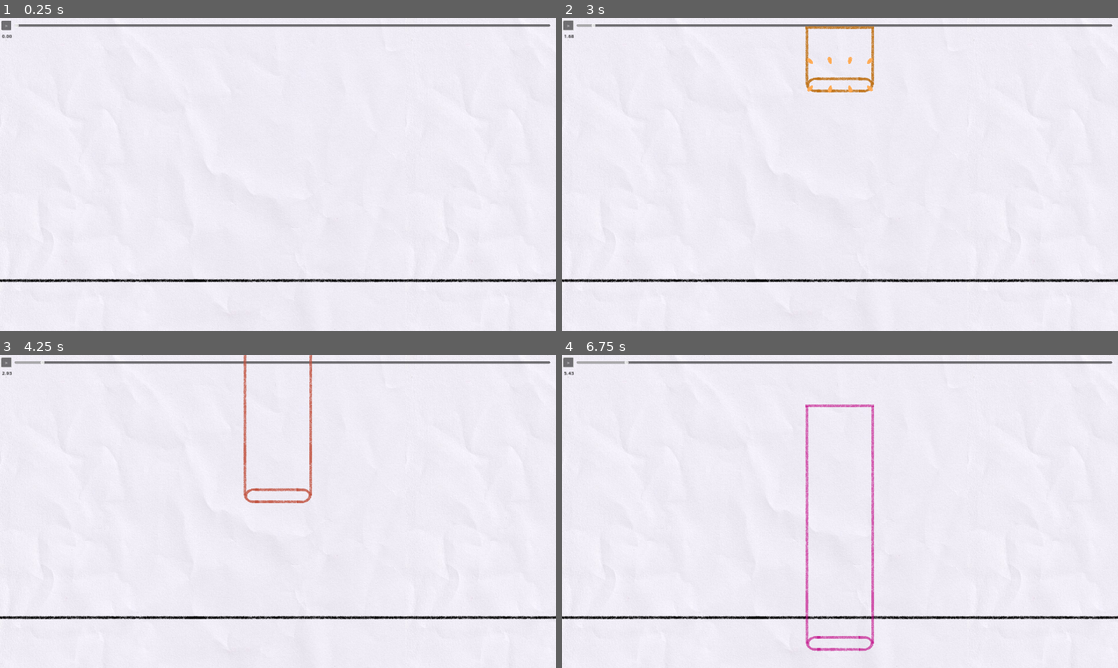
Above: before the commit, frames 1-4 (two rows, left to right).
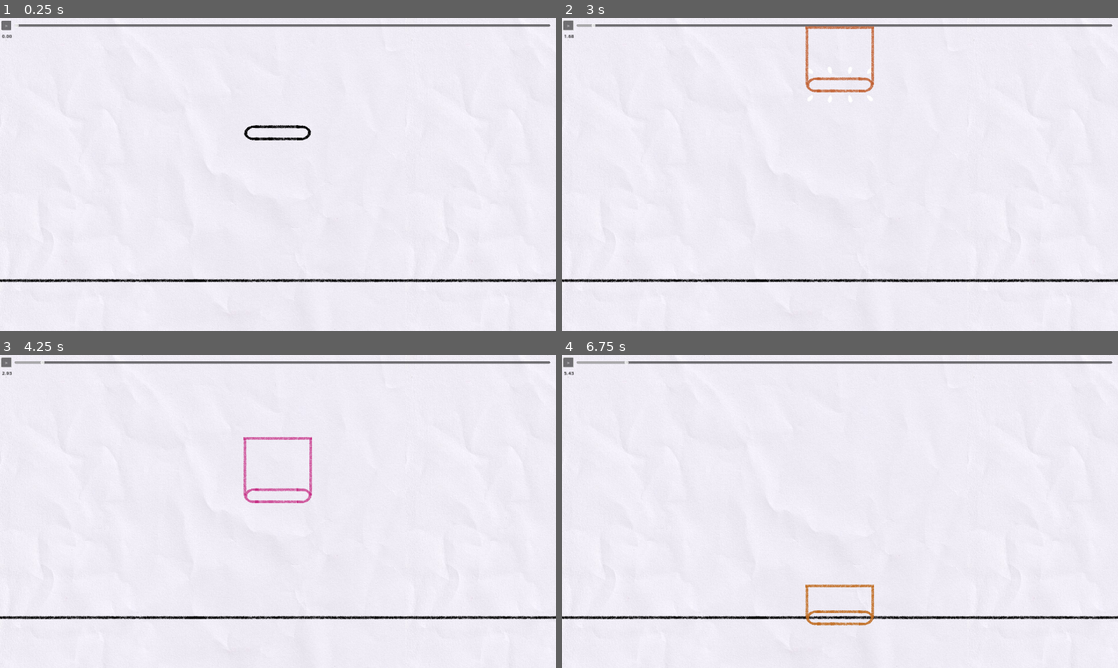
Above: after the commit, the same moments.

Repository: Punjidixie/Project-Prelude
Game: Godot game, scene res://main/music_game.tscn
Same seed, same stepped clock (60 frames per second), same inputs: the game is played once before the commit and once after it.
Inputs (mouse positions are in pixels of both pictures, inside the frame that each line leads up to):
- Up to frame 1 (0.25 s): no input
- Up to frame 2 (3 s): click ">" at 0.5 s; click ">" at 1.25 s; click ">" at 2 s; drag from (840, 71) to (895, 105) at 2.77 s
- Up to frame 3 (4.25 s): drag from (22, 373) to (250, 574) at 3.52 s
- Up to frame 4 (6.75 s): move the mouse to (895, 442) at 4.27 s; click (895, 442) at 4.42 s; drag from (812, 574) to (673, 464) at 5.02 s; move the mouse to (1006, 558) at 5.77 s; click (1006, 558) at 5.92 s; drag from (673, 464) to (756, 433) at 6.52 s

The runs differ from the first frame. In frame 1, 0.3% of the frame differs, in the area x 43-56%, y 34-40%; in frame 2, 0.4%; in frame 3, 0.8%; in frame 4, 1.5%, in the area x 43-57%, y 15-95%.

Commit message:
added note judgements

Diff:
--- a/main/music_game.gd
+++ b/main/music_game.gd
@@ -26,8 +26,8 @@
 	var hold_note: Note = ScenePreloader.base_hold_note.instantiate()
 	notes_container.add_child(hold_note)
 
-	#var note: Note = ScenePreloader.base_note.instantiate()
-	#notes_container.add_child(note)
+	var note: Note = ScenePreloader.base_note.instantiate()
+	notes_container.add_child(note)
 
 func on_pause_button_pressed():
 	GlobalManager.is_paused = !GlobalManager.is_paused
--- a/notes/hitbox.gd
+++ b/notes/hitbox.gd
@@ -8,6 +8,4 @@
 	if event is InputEventMouseButton:
 		if event.button_index == MOUSE_BUTTON_LEFT:
 			if event.is_pressed(): on_pressed.emit()
-			elif event.is_released():
-				on_released.emit()
-				print("hi")
+			elif event.is_released(): on_released.emit()
--- a/notes/hold_end_event.gd
+++ b/notes/hold_end_event.gd
@@ -5,15 +5,11 @@
 func get_notebody_play_position(local_time: float):
 	var hold_note := note as HoldNote
 
-	if hold_note.is_held: return end_checkpoint.play_position
+	if hold_note.hold_status == HoldNote.HoldStatus.HELD or hold_note.hold_status == HoldNote.HoldStatus.RELEASED:
+		return end_checkpoint.play_position
 
-	# Else if not held
+	# Else if never held-> the note can go down
 	var time_diff = local_time - start_time # time since the end started
-
-	if hold_note.is_hit:
-		var absolute_end_time = hold_note.start_time + hold_note.end_event.start_time
-		var time_held = clamp(hold_note.lift_time - absolute_end_time, 0, hold_note.hold_time)
-		time_diff -= time_held
 
 	return end_checkpoint.play_position - Vector2(0, end_speed * time_diff)
 
--- a/notes/hold_note.gd
+++ b/notes/hold_note.gd
@@ -2,31 +2,35 @@
 
 class_name HoldNote
 
+enum HoldStatus {INITIAL, HELD, RELEASED}
 @export var hold_time: float # max hold time
 
-var lift_time: float
-var is_held: float = false
+var hold_status: HoldStatus = HoldStatus.INITIAL
 
-# DIFF: note body height needs to be calculated too
-func _ready():
-	super._ready()
+func reset():
+	hold_status = HoldStatus.INITIAL
+	super.reset()
 
 func update():
+	# Calculates note body position
 	if is_in_time:
 		update_position()
 		note_body.update_appearance()
 
-func reset():
-	is_held = false
-	is_hit = false # super
-	note_body.reset() # super
-	on_time_updated()
+func start_hold():
+	hold_status = HoldStatus.HELD
+	note_effects.play_looping_effects(note_result)
 
+func end_hold():
+	hold_status = HoldStatus.RELEASED
+	get_hit()
 
 func get_hit():
-	super.get_hit()
-	is_held = true
+	is_hit = true
+	hit_time = GlobalManager.current_time
 
-func get_released():
-	lift_time = GlobalManager.current_time
-	is_held = false
+	note_result = ScoringUtils.get_release_note_result(hit_time - (start_time + hold_time))
+	note_effects.play_end_effects(note_result)
+
+	if note_result == NoteResult.PERFECT:
+		note_body.set_play_position(end_event.end_checkpoint.play_position)
--- a/notes/hold_note.tscn
+++ b/notes/hold_note.tscn
@@ -28,9 +28,8 @@
 "values": [Color(0, 0, 0, 1)]
 }
 
-[sub_resource type="Animation" id="Animation_gdssq"]
-resource_name = "note_animation"
-loop_mode = 1
+[sub_resource type="Animation" id="Animation_bknd2"]
+resource_name = "end"
 tracks/0/type = "value"
 tracks/0/imported = false
 tracks/0/enabled = true
@@ -41,13 +40,46 @@
 "times": PackedFloat32Array(0, 1),
 "transitions": PackedFloat32Array(1, 1),
 "update": 0,
-"values": [Color(0.901124, 0.656453, 0, 1), Color(0.921569, 0, 0.768627, 0.65098)]
+"values": [Color(0.901124, 0.656453, 0, 1), Color(0.922064, 0.000155559, 0.768216, 0)]
+}
+
+[sub_resource type="Animation" id="Animation_gdssq"]
+resource_name = "hold"
+loop_mode = 1
+tracks/0/type = "value"
+tracks/0/imported = false
+tracks/0/enabled = true
+tracks/0/path = NodePath("Hitbox:modulate")
+tracks/0/interp = 1
+tracks/0/loop_wrap = true
+tracks/0/keys = {
+"times": PackedFloat32Array(0, 0.5, 1),
+"transitions": PackedFloat32Array(1, 1, 1),
+"update": 0,
+"values": [Color(0.901124, 0.656453, 0, 1), Color(0.921569, 0, 0.768627, 0.65098), Color(0.901961, 0.654902, 0, 1)]
+}
+
+[sub_resource type="Animation" id="Animation_8w4bb"]
+resource_name = "released"
+tracks/0/type = "value"
+tracks/0/imported = false
+tracks/0/enabled = true
+tracks/0/path = NodePath("Hitbox:modulate")
+tracks/0/interp = 1
+tracks/0/loop_wrap = true
+tracks/0/keys = {
+"times": PackedFloat32Array(0, 0.3),
+"transitions": PackedFloat32Array(1, 1),
+"update": 0,
+"values": [Color(0, 0, 0, 1), Color(0, 0, 0, 0.231373)]
 }
 
 [sub_resource type="AnimationLibrary" id="AnimationLibrary_uti7x"]
 _data = {
 "RESET": SubResource("Animation_07vnm"),
-"note_animation": SubResource("Animation_gdssq")
+"end": SubResource("Animation_bknd2"),
+"hold": SubResource("Animation_gdssq"),
+"released": SubResource("Animation_8w4bb")
 }
 
 [node name="TestHoldNote" type="Node" node_paths=PackedStringArray("note_events_container", "note_body", "note_effects", "end_event")]
@@ -57,7 +89,7 @@
 note_type = 1
 note_events_container = NodePath("Events")
 note_body = NodePath("HoldNoteBody")
-note_effects = NodePath("NoteEffects")
+note_effects = NodePath("HoldNoteBody/NoteEffects")
 end_event = NodePath("Events/HoldEndEvent")
 
 [node name="Checkpoints" type="Node" parent="."]
@@ -86,12 +118,18 @@
 end_checkpoint = NodePath("../../Checkpoints/EndCheckpoint")
 end_speed = 108.0
 
-[node name="HoldNoteBody" type="Node2D" parent="." node_paths=PackedStringArray("hold_body", "body", "note", "animation_player")]
+[node name="HoldNoteBody" type="Node2D" parent="." node_paths=PackedStringArray("hold_body", "hitbox", "note", "animation_player")]
 script = ExtResource("6_2trin")
 hold_body = NodePath("Hitbox/HoldPart")
-body = NodePath("Hitbox")
+hitbox = NodePath("Hitbox")
 note = NodePath("..")
 animation_player = NodePath("AnimationPlayer")
+
+[node name="NoteEffects" type="Node2D" parent="HoldNoteBody" node_paths=PackedStringArray("note")]
+script = ExtResource("10_maeob")
+note = NodePath("../..")
+particle_gap = 16.0
+spread = 45.0
 
 [node name="Hitbox" type="Control" parent="HoldNoteBody"]
 modulate = Color(0, 0, 0, 1)
@@ -204,9 +242,3 @@
 libraries = {
 "": SubResource("AnimationLibrary_uti7x")
 }
-
-[node name="NoteEffects" type="Node2D" parent="." node_paths=PackedStringArray("note")]
-script = ExtResource("10_maeob")
-note = NodePath("..")
-particle_gap = 16.0
-spread = 45.0
--- a/notes/hold_note_body.gd
+++ b/notes/hold_note_body.gd
@@ -7,41 +7,52 @@
 func _ready():
 	super._ready()
 
-	body.on_released.connect(on_body_released)
+	hitbox.on_released.connect(on_body_released)
 	get_tree().get_root().size_changed.connect(update_height)
 
+func _process(delta):
+	var hold_note := note as HoldNote
+	var timed_out = GlobalManager.current_time > (hold_note.end_event.start_time + hold_note.hold_time)
+	if hold_note.hold_status == HoldNote.HoldStatus.HELD and timed_out:
+		on_body_released()
+
 func on_body_pressed():
-	if not note.is_hit: # prevent double presses
-		note.get_hit()
-		animation_player.play("note_animation")
+	var hold_note := note as HoldNote
+	if hold_note.hold_status == HoldNote.HoldStatus.INITIAL:
+		hold_note.start_hold()
+		animation_player.play("hold") # Colors
+
+func on_body_released():
+	var hold_note := note as HoldNote
+	if hold_note.hold_status == HoldNote.HoldStatus.HELD:
+		hold_note.end_hold()
+		hitbox.mouse_filter = Control.MOUSE_FILTER_IGNORE
+
+func imperfect_release():
+	animation_player.play("imperfect_released") # Colors dimming
+
+func perfect_release():
+	animation_player.play("perfect_released") # Colors fading out
 
 func update_appearance():
 	super.update_appearance()
 	update_height()
 
-func on_body_released():
-	(note as HoldNote).get_released()
-	body.mouse_filter = Control.MOUSE_FILTER_IGNORE
-
 func update_height():
 	var hold_note := note as HoldNote
 	var remaining_hold_time = hold_note.hold_time
 
-	# Finger is holding!!
-	if hold_note.is_held:
+	# Consume the hold bar if held or already released!!
+	if hold_note.hold_status == HoldNote.HoldStatus.HELD or hold_note.hold_status == HoldNote.HoldStatus.RELEASED:
 		var relative_time = GlobalManager.current_time - hold_note.start_time
 		var time_since_end = relative_time - hold_note.end_event.start_time
-		remaining_hold_time = clampf(hold_note.hold_time - time_since_end, 0, hold_note.hold_time)
+		remaining_hold_time = hold_note.hold_time - time_since_end
 
-	# Finger lifted
-	elif hold_note.is_hit and not hold_note.is_held:
-		var absolute_end_time = hold_note.start_time + hold_note.end_event.start_time
-		var total_time_held = hold_note.lift_time - absolute_end_time
-		remaining_hold_time = hold_note.hold_time - total_time_held
+	remaining_hold_time = clamp(remaining_hold_time, 0, hold_note.hold_time)
 
 	var play_height = hold_note.end_event.end_speed * remaining_hold_time
 	var world_height = - PlayAreaUtils.get_delta_world_position(Vector2(0, play_height))
 
-	hold_body.size.y = world_height.y / body.scale.y
-	hold_body.position.y = (body.size.y / 2) - hold_body.size.y # coords seem to be in local scale
+	hold_body.size.y = world_height.y / hitbox.scale.y
+	hold_body.position.y = (hitbox.size.y / 2) - hold_body.size.y # coords seem to be in local scale
 	# x position is anchored to the body as 0.
--- a/notes/note.gd
+++ b/notes/note.gd
@@ -3,6 +3,7 @@
 class_name Note
 
 enum NoteType {CLICK, HOLD, DRAG, FLICK}
+enum NoteResult {MISS, PERFECT, GOOD, BAD}
 
 @export var start_time: float
 @export var note_size: float
@@ -17,6 +18,7 @@
 var is_in_time: bool = true
 
 var hit_time: float = 0
+var note_result: NoteResult = NoteResult.MISS
 var is_hit: bool = false
 var hit_position: Vector2
 
@@ -37,6 +39,7 @@
 
 func reset():
 	is_hit = false
+	note_result = NoteResult.MISS
 	note_body.reset()
 	on_time_updated()
 
@@ -44,10 +47,16 @@
 	update_visibility()
 	update()
 
+# Note ends. Score is calculated.
 func get_hit():
 	is_hit = true
 	hit_time = GlobalManager.current_time
-	note_effects.spawn_particles(note_body.play_position)
+
+	note_result = ScoringUtils.get_note_result(hit_time - start_time)
+	note_effects.play_end_effects(note_result)
+
+	if note_result == NoteResult.PERFECT:
+		note_body.set_play_position(end_event.end_checkpoint.play_position)
 
 func update():
 	# Calculates note body position
--- a/notes/note.tscn
+++ b/notes/note.tscn
@@ -27,7 +27,7 @@
 }
 
 [sub_resource type="Animation" id="Animation_gdssq"]
-resource_name = "note_animation"
+resource_name = "end"
 tracks/0/type = "value"
 tracks/0/imported = false
 tracks/0/enabled = true
@@ -44,16 +44,17 @@
 [sub_resource type="AnimationLibrary" id="AnimationLibrary_uti7x"]
 _data = {
 "RESET": SubResource("Animation_07vnm"),
-"note_animation": SubResource("Animation_gdssq")
+"end": SubResource("Animation_gdssq")
 }
 
 [node name="TestNote" type="Node" node_paths=PackedStringArray("note_events_container", "note_body", "note_effects", "end_event")]
 script = ExtResource("1_3whf4")
 start_time = -0.5
 note_size = 60.0
+note_type = null
 note_events_container = NodePath("Events")
 note_body = NodePath("NoteBody")
-note_effects = NodePath("NoteEffects")
+note_effects = NodePath("NoteBody/NoteEffects")
 end_event = NodePath("Events/EndEvent")
 
 [node name="Checkpoints" type="Node" parent="."]
@@ -82,11 +83,17 @@
 end_checkpoint = NodePath("../../Checkpoints/EndCheckpoint")
 end_speed = 540.0
 
-[node name="NoteBody" type="Node2D" parent="." node_paths=PackedStringArray("body", "note", "animation_player")]
+[node name="NoteBody" type="Node2D" parent="." node_paths=PackedStringArray("hitbox", "note", "animation_player")]
 script = ExtResource("2_ram40")
-body = NodePath("Hitbox")
+hitbox = NodePath("Hitbox")
 note = NodePath("..")
 animation_player = NodePath("AnimationPlayer")
+
+[node name="NoteEffects" type="Node2D" parent="NoteBody" node_paths=PackedStringArray("note")]
+script = ExtResource("10_vn8id")
+note = NodePath("../..")
+particle_gap = 16.0
+spread = 45.0
 
 [node name="Hitbox" type="Control" parent="NoteBody"]
 modulate = Color(0, 0, 0, 1)
@@ -146,9 +153,3 @@
 libraries = {
 "": SubResource("AnimationLibrary_uti7x")
 }
-
-[node name="NoteEffects" type="Node2D" parent="." node_paths=PackedStringArray("note")]
-script = ExtResource("10_vn8id")
-note = NodePath("..")
-particle_gap = 16.0
-spread = 45.0
--- a/notes/note_body.gd
+++ b/notes/note_body.gd
@@ -2,29 +2,29 @@
 
 class_name NoteBody
 
-@export var body: Hitbox
+@export var hitbox: Hitbox
 @export var note: Note
 @export var animation_player: AnimationPlayer
 
 func _ready():
 	super._ready()
-	body.on_pressed.connect(on_body_pressed)
+	hitbox.on_pressed.connect(on_body_pressed)
 
 func reset():
 	animation_player.play("RESET")
-	body.mouse_filter = Control.MOUSE_FILTER_STOP
+	hitbox.mouse_filter = Control.MOUSE_FILTER_STOP
 
 func update_size():
 	var world_size = PlayAreaUtils.get_delta_world_position(Vector2.ONE * note.note_size)
-	body.size.x = world_size.x / body.scale.x
+	hitbox.size.x = world_size.x / hitbox.scale.x
 
-	body.position = - (body.size / 2) * body.scale
+	hitbox.position = - (hitbox.size / 2) * hitbox.scale
 
 func on_body_pressed():
 	note.get_hit()
-	animation_player.play("note_animation")
-	body.mouse_filter = Control.MOUSE_FILTER_IGNORE
+	animation_player.play("end")
+	hitbox.mouse_filter = Control.MOUSE_FILTER_IGNORE
 
-
+# Called from the note when time updates
 func update_appearance():
 	pass
--- a/notes/note_effects.gd
+++ b/notes/note_effects.gd
@@ -1,4 +1,4 @@
-extends PlayAreaObject
+extends Node2D
 
 class_name NoteEffects
 
@@ -6,8 +6,7 @@
 @export var particle_gap: float # play units
 @export var spread: float # -spread to spread
 
-func spawn_particles(play_position: Vector2):
-	set_play_position(play_position)
+func spawn_particles():
 	GodotUtils.delete_all_children(self)
 	var num_gaps = floor(note.note_size / particle_gap)
 	var width = particle_gap * num_gaps
@@ -23,3 +22,17 @@
 		var note_particle_2: NoteParticle = ScenePreloader.note_particle.instantiate()
 		note_particle_2.initialize(start_x + i * particle_gap, -spread + i * spread_gap, -1)
 		add_child(note_particle_2)
+
+func play_looping_effects(note_result: Note.NoteResult):
+	play_effects(NoteParticle.ParticleAnimation.LOOP, note_result)
+
+func play_end_effects(note_result: Note.NoteResult):
+	play_effects(NoteParticle.ParticleAnimation.ONE_TIME, note_result)
+
+func play_effects(
+	animation_type: NoteParticle.ParticleAnimation = NoteParticle.ParticleAnimation.ONE_TIME,
+	note_result: Note.NoteResult = Note.NoteResult.PERFECT
+	):
+	spawn_particles()
+	for particle: NoteParticle in get_children():
+		particle.play_animation(animation_type)
--- a/notes/note_particle.gd
+++ b/notes/note_particle.gd
@@ -1,6 +1,8 @@
 extends PlayAreaObject
 
 class_name NoteParticle
+
+enum ParticleAnimation {LOOP, ONE_TIME}
 
 @export var animation_player: AnimationPlayer
 @export var y_offset: float # WORLD UNITS upwards
@@ -11,11 +13,18 @@
 func initialize(x: float, angle: float, direction: int):
 	position.y = -y_offset * direction
 	update_play_position()
+
 	play_position.x = x
+	update_world_position()
 
 	if direction == 1:
 		rotation = deg_to_rad(angle)
 	elif direction == -1:
 		rotation = deg_to_rad(180 - angle)
-	update_world_position()
-	animation_player.play("move")
+
+func play_animation(animation_type: ParticleAnimation):
+	var animation_name_map = {
+		ParticleAnimation.ONE_TIME: "end",
+		ParticleAnimation.LOOP: "hold"
+	}
+	animation_player.play(animation_name_map[animation_type])
--- a/notes/note_particle.tscn
+++ b/notes/note_particle.tscn
@@ -20,7 +20,7 @@
 tracks/1/type = "value"
 tracks/1/imported = false
 tracks/1/enabled = true
-tracks/1/path = NodePath("..:modulate")
+tracks/1/path = NodePath(".:modulate")
 tracks/1/interp = 1
 tracks/1/loop_wrap = true
 tracks/1/keys = {
@@ -31,7 +31,7 @@
 }
 
 [sub_resource type="Animation" id="Animation_qilbc"]
-resource_name = "move"
+resource_name = "end"
 length = 0.5
 tracks/0/type = "value"
 tracks/0/imported = false
@@ -48,24 +48,38 @@
 tracks/1/type = "value"
 tracks/1/imported = false
 tracks/1/enabled = true
-tracks/1/path = NodePath("..:modulate")
+tracks/1/path = NodePath(".:modulate")
 tracks/1/interp = 1
 tracks/1/loop_wrap = true
 tracks/1/keys = {
-"times": PackedFloat32Array(0, 0.2, 0.4),
-"transitions": PackedFloat32Array(1, 1, 1),
+"times": PackedFloat32Array(0, 0.5),
+"transitions": PackedFloat32Array(1, 1),
 "update": 0,
-"values": [Color(1, 1, 1, 1), Color(1, 1, 1, 1), Color(1, 1, 1, 0)]
+"values": [Color(1, 1, 1, 1), Color(1, 1, 1, 0)]
 }
 
 [sub_resource type="Animation" id="Animation_yr2q1"]
-resource_name = "move2"
+resource_name = "hold"
+length = 0.6
+loop_mode = 1
+tracks/0/type = "value"
+tracks/0/imported = false
+tracks/0/enabled = true
+tracks/0/path = NodePath(".:position")
+tracks/0/interp = 1
+tracks/0/loop_wrap = true
+tracks/0/keys = {
+"times": PackedFloat32Array(0, 0.3, 0.6),
+"transitions": PackedFloat32Array(1, 1, 1),
+"update": 0,
+"values": [Vector2(0, 0), Vector2(0, -20), Vector2(2.08165e-12, 2.08165e-12)]
+}
 
 [sub_resource type="AnimationLibrary" id="AnimationLibrary_plih3"]
 _data = {
 "RESET": SubResource("Animation_i0x6m"),
-"move": SubResource("Animation_qilbc"),
-"move2": SubResource("Animation_yr2q1")
+"end": SubResource("Animation_qilbc"),
+"hold": SubResource("Animation_yr2q1")
 }
 
 [node name="NoteParticle" type="Node2D" node_paths=PackedStringArray("animation_player")]
@@ -82,6 +96,5 @@
 }
 
 [node name="Sprite2D" type="Sprite2D" parent="."]
-modulate = Color(0.999999, 0.666126, 0.316011, 1)
 scale = Vector2(0.5, 0.5)
 texture = ExtResource("1_5hfuy")
--- a/project.godot
+++ b/project.godot
@@ -23,6 +23,7 @@
 SignalManager="*res://singletons/signal_manager.gd"
 SortingFunctions="*res://singletons/sorting_functions.gd"
 PlayAreaUtils="*res://singletons/play_area_utils.gd"
+ScoringUtils="*res://singletons/scoring_utils.gd"
 
 [display]
 
--- /dev/null
+++ b/singletons/scoring_utils.gd
@@ -0,0 +1,20 @@
+extends Node
+
+var perfect_window = 0.1
+var good_window = 0.5
+
+func get_note_result(delta_time: float) -> Note.NoteResult:
+	if abs(delta_time) < perfect_window:
+		return Note.NoteResult.PERFECT
+	elif abs(delta_time) < good_window:
+		return Note.NoteResult.GOOD
+	else:
+		return Note.NoteResult.BAD
+
+func get_release_note_result(delta_time: float) -> Note.NoteResult:
+	if abs(delta_time) < perfect_window * 2:
+		return Note.NoteResult.PERFECT
+	elif abs(delta_time) < good_window * 2:
+		return Note.NoteResult.GOOD
+	else:
+		return Note.NoteResult.BAD
Not shown: 1 places in notes/hold_note.tscn that only renumber resources
